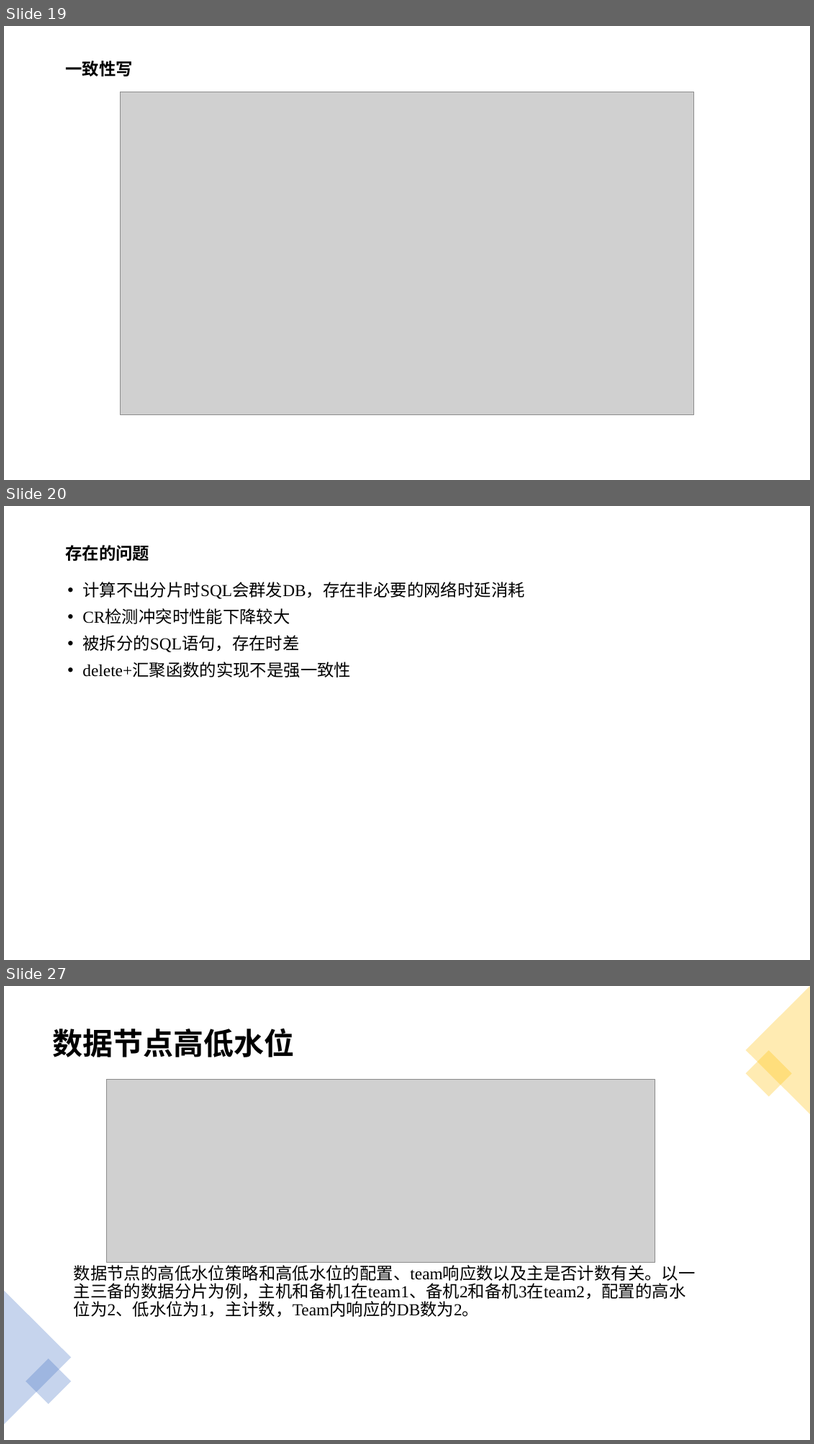
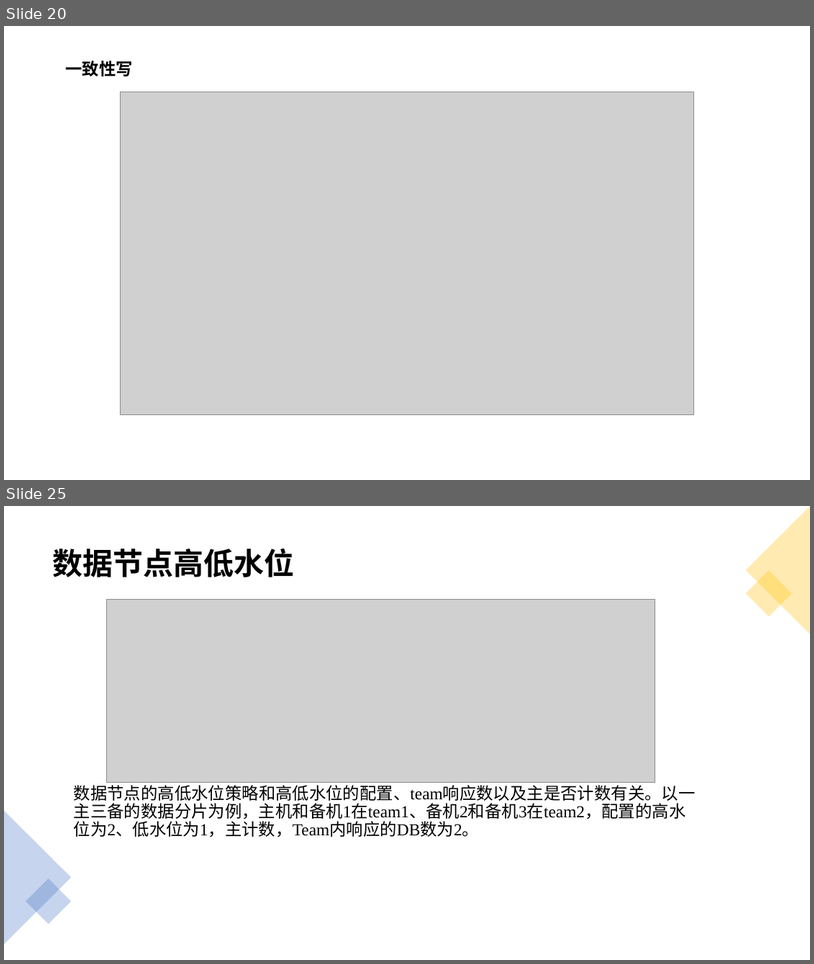
Before and after one commit to yedushusheng/mysql-learning, a slide deck: 28. OLTP/GoldenDB分布式数据库.pptx. Shown one above the other, each under a label of ours: slides 19, 20 and 27 before the commit, slides 20 and 25 after it; the slides between them are not shown. The pictures are 814x1444 and 814x964 pixels, drawn with LibreOffice and Linux fonts; fonts in the diff are those of the drawing; grey boxes stand for pictures. Boxes give left, top, right and bottom in pixels: in the first picture for what was removed or moved away, otherwise in the second. Text is boxed around its words. In the diff, an @@ line names an element or a change of style, - is before the commit and + after.

```diff
--- a/28. OLTP/GoldenDB分布式数据库.pptx
+++ b/28. OLTP/GoldenDB分布式数据库.pptx
@@ slide 20 removed at <box>4,506,810,960</box>, background #FFFFFF @@
@@ title removed at <box>65,545,149,561</box> @@
-存在的问题
@@ text removed at <box>82,582,525,677</box> @@
-• 计算不出分片时SQL会群发DB，存在非必要的网络时延消耗
-• CR检测冲突时性能下降较大
-• 被拆分的SQL语句，存在时差
-• delete+汇聚函数的实现不是强一致性
@@ what was slide 19 is now slide 20 @@
@@ what was slide 27 is now slide 25 @@
```
Also in this commit, not shown: 8 slides changed, 1 slide added.
